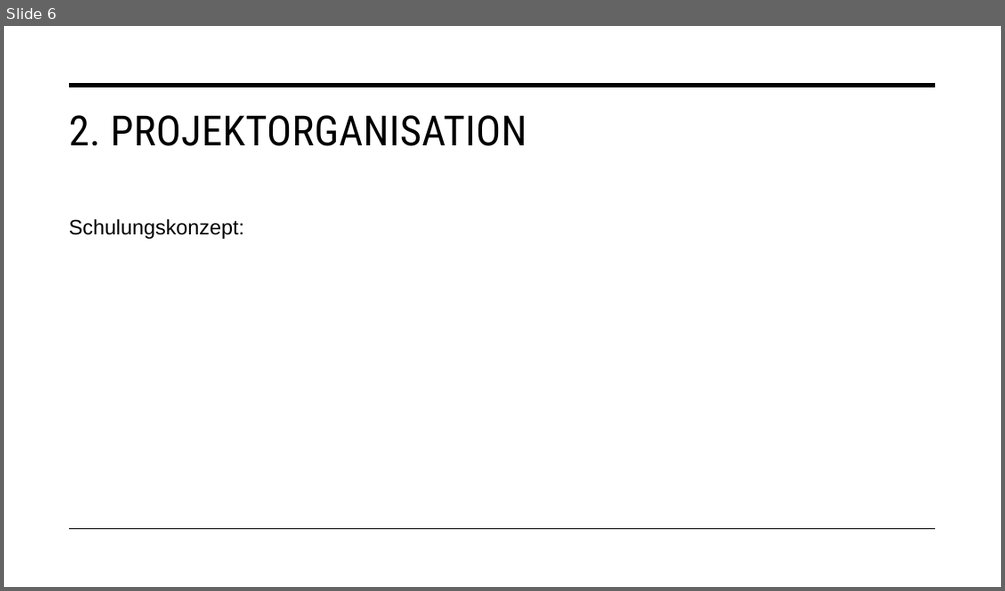
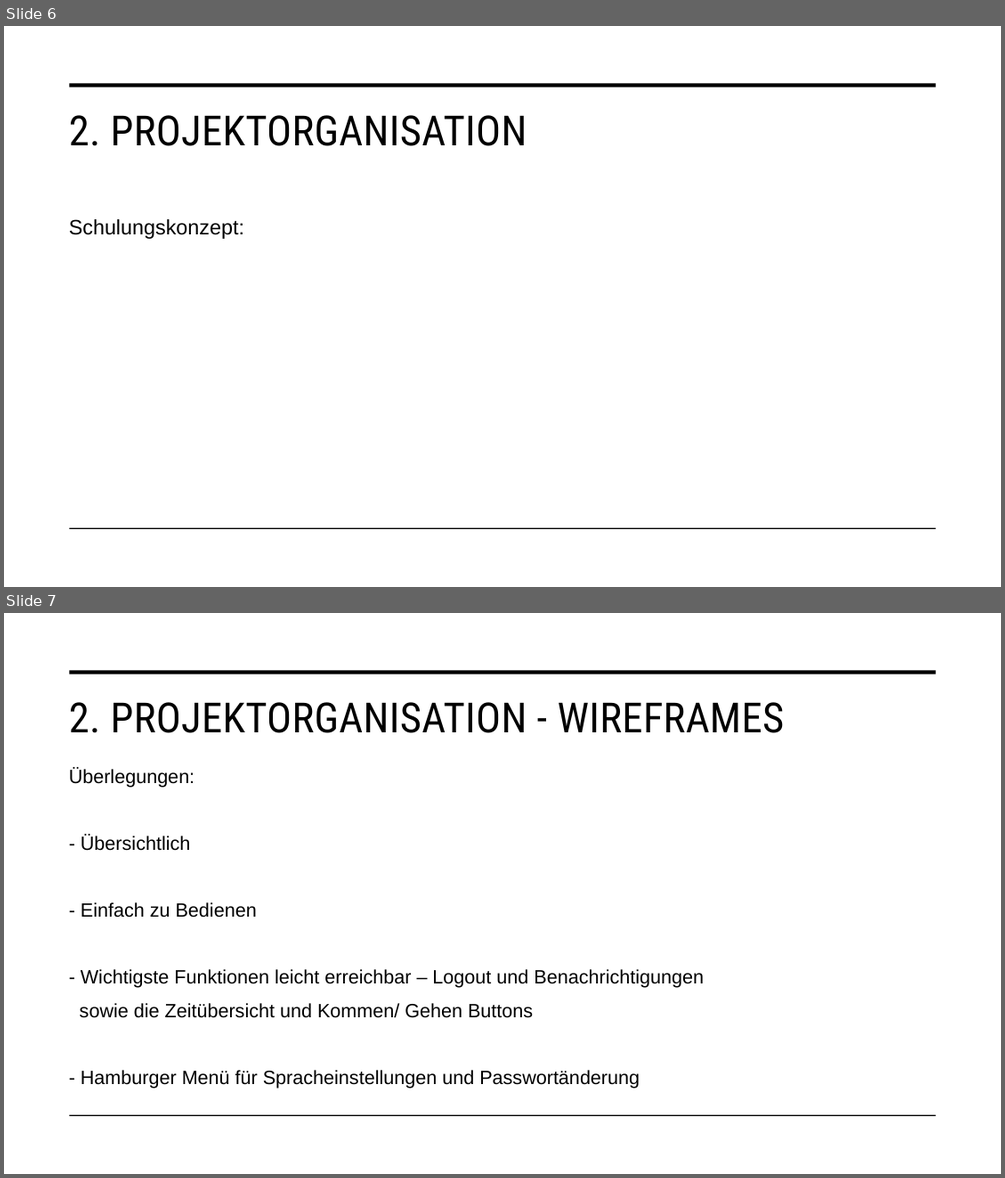
Before and after one commit to malu254/Eifrige-Otter-PM, a slide deck: Abgabe/Dokumentation/Präsentation.pptx. Shown one above the other, each under a label of ours: slide 6 before the commit, slides 6 and 7 after it. The pictures are 1005x591 and 1005x1178 pixels, drawn with LibreOffice and Linux fonts; fonts in the diff are those of the drawing. Boxes give left, top, right and bottom in pixels: in the first picture for what was removed or moved away, otherwise in the second. Text is boxed around its words. In the diff, an @@ line names an element or a change of style, - is before the commit and + after.

```diff
--- a/Abgabe/Dokumentation/Präsentation.pptx
+++ b/Abgabe/Dokumentation/Präsentation.pptx
@@ slide 7 added at <box>4,613,1001,1174</box>, background #FFFFFF; not listed: 2 template elements that a slide beside it also shows @@
@@ title added at <box>69,702,785,733</box>, 40 pt, text #000000 @@
+2. PROJEKTORGANISATION - WIREFRAMES
@@ text added at <box>69,768,704,1088</box>, 18.5 pt, text #000000 @@
+Überlegungen:
+- Übersichtlich
+- Einfach zu Bedienen
+- Wichtigste Funktionen leicht erreichbar – Logout und Benachrichtigungen
+sowie die Zeitübersicht und Kommen/ Gehen Buttons
+- Hamburger Menü für Spracheinstellungen und Passwortänderung
```
Also in this commit, not shown: 4 slides changed, 9 other slides added, 9 other files.
